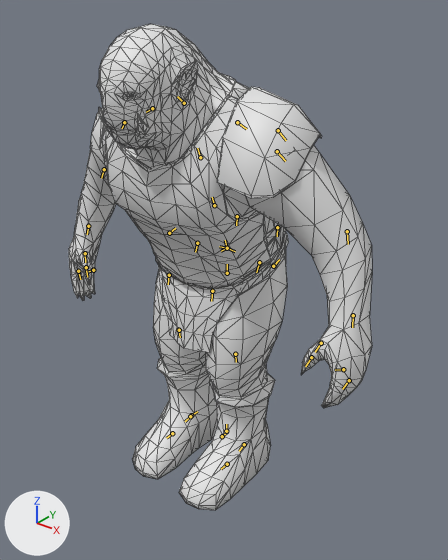
Renders of the Blender file assets-src/rooms/tavern/creature-clips/Orc.blend from each side of a commit.
The view is the same before and after, from a camera (50 mm lens) standing at (0.715, -0.887, 0.955) and looking at (0.029, -0.029, 0.423). Every picture has the same lights, and +X, +Y and +Z are marked at lower left. The picture after the commit comes second. The bones that change, and the others that lie on the model, are drawn over the model as lines. Mesh edges are drawn as thin lines.

The first picture shows 'OrcSourceMesh'.
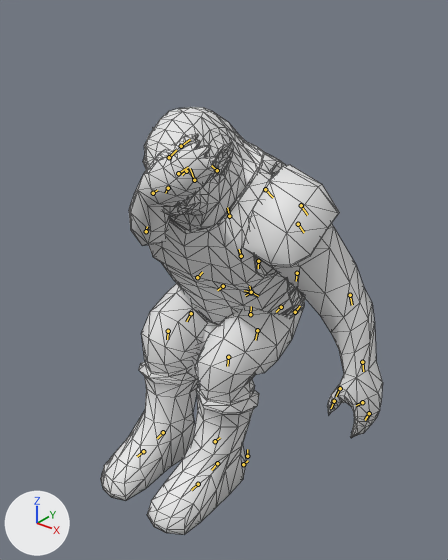
The newer file adds an action. The first version stands in its rest pose; the second is drawn at frame 26 of the action 'SitDrink'.

What changed in the scene script:
```text
Change bone_stride:
    where bone_stride = bpy.data.objects['Orc'].pose.bones['Stride']
    bone_stride.location: (0.0, 0.0, 0.0) -> (0.0, 0.086, -0.145)
Change bone_cog2:
    where bone_cog2 = bpy.data.objects['Orc'].pose.bones['cog2']  # child of 'Stride'
    bone_cog2.location: (0.0, 0.0, 0.0) -> (0.0, 0.011, 0.0)
Change bone_shoulder2_l:
    where bone_shoulder2_l = bpy.data.objects['Orc'].pose.bones['shoulder2_l']  # child of 'spine3'
    bone_shoulder2_l.rotation_quaternion: (1.0, 0.0, 0.0, 0.0) -> (0.993, 0.022, 0.022, 0.114)  # degrees (0, 0, 0) -> degrees (3, 2, 13)
Change bone_arm_l:
    where bone_arm_l = bpy.data.objects['Orc'].pose.bones['arm_l']  # child of 'shoulder2_l'
    bone_arm_l.rotation_quaternion: (1.0, 0.0, 0.0, 0.0) -> (1.0, 0.011, -0.006, -0.025)  # degrees (0, 0, 0) -> degrees (1, -1, -3)
Change bone_forearm_l:
    where bone_forearm_l = bpy.data.objects['Orc'].pose.bones['forearm_l']  # child of 'arm_l'
    bone_forearm_l.rotation_quaternion: (1.0, 0.0, 0.0, 0.0) -> (0.994, -0.05, 0.005, 0.093)  # degrees (0, 0, 0) -> degrees (-6, 1, 11)
Change bone_hand_l:
    where bone_hand_l = bpy.data.objects['Orc'].pose.bones['hand_l']  # child of 'forearm_l'
    bone_hand_l.rotation_quaternion: (1.0, 0.0, 0.0, 0.0) -> (0.999, -0.008, 0.0, 0.042)  # degrees (0, 0, 0) -> degrees (-1, 0, 5)
Change bone_shoulderpad:
    where bone_shoulderpad = bpy.data.objects['Orc'].pose.bones['Shoulderpad']  # child of 'shoulder2_l'
    bone_shoulderpad.location: (0.0, 0.0, 0.0) -> (0.006, -0.006, -0.005)
    bone_shoulderpad.rotation_quaternion: (1.0, 0.0, 0.0, 0.0) -> (0.983, -0.121, -0.011, -0.141)  # degrees (0, 0, 0) -> degrees (-14, -3, -16)
Change bone_shoulder2_r:
    where bone_shoulder2_r = bpy.data.objects['Orc'].pose.bones['shoulder2_r']  # child of 'spine3'
    bone_shoulder2_r.rotation_quaternion: (1.0, 0.0, 0.0, 0.0) -> (0.989, 0.07, -0.042, -0.121)  # degrees (0, 0, 0) -> degrees (9, -4, -14)
Change bone_arm_r:
    where bone_arm_r = bpy.data.objects['Orc'].pose.bones['arm_r']  # child of 'shoulder2_r'
    bone_arm_r.rotation_quaternion: (1.0, 0.0, 0.0, 0.0) -> (0.553, -0.783, -0.011, -0.283)  # degrees (0, 0, 0) -> degrees (-105, -27, -19)
Change bone_forearm_r:
    where bone_forearm_r = bpy.data.objects['Orc'].pose.bones['forearm_r']  # child of 'arm_r'
    bone_forearm_r.rotation_quaternion: (1.0, 0.0, 0.0, 0.0) -> (-0.941, -0.208, -0.206, -0.169)  # degrees (0, 0, 0) -> degrees (29, 19, 25)
Change bone_hand_r:
    where bone_hand_r = bpy.data.objects['Orc'].pose.bones['hand_r']  # child of 'forearm_r'
    bone_hand_r.rotation_quaternion: (1.0, 0.0, 0.0, 0.0) -> (0.975, -0.214, -0.034, -0.057)  # degrees (0, 0, 0) -> degrees (-24, -5, -6)
Change bone_loincloth_l:
    where bone_loincloth_l = bpy.data.objects['Orc'].pose.bones['loincloth_l']  # child of 'pelvis'
    bone_loincloth_l.location: (0.0, 0.0, 0.0) -> (-0.038, -0.022, -0.003)
    bone_loincloth_l.rotation_quaternion: (1.0, 0.0, 0.0, 0.0) -> (0.978, 0.105, -0.18, 0.027)  # degrees (0, 0, 0) -> degrees (12, -21, 1)
Change bone_loincloth_r:
    where bone_loincloth_r = bpy.data.objects['Orc'].pose.bones['loincloth_r']  # child of 'pelvis'
    bone_loincloth_r.location: (0.0, 0.0, 0.0) -> (0.001, -0.016, 0.027)
    bone_loincloth_r.rotation_quaternion: (1.0, 0.0, 0.0, 0.0) -> (0.971, 0.211, -0.072, -0.085)  # degrees (0, 0, 0) -> degrees (25, -6, -11)
Change bone_leg_l:
    where bone_leg_l = bpy.data.objects['Orc'].pose.bones['leg_l']  # child of 'hip_l'
    bone_leg_l.rotation_quaternion: (1.0, 0.0, 0.0, 0.0) -> (0.867, 0.497, -0.04, -0.003)  # degrees (0, 0, 0) -> degrees (60, -4, -3)
Change bone_lowleg_l:
    where bone_lowleg_l = bpy.data.objects['Orc'].pose.bones['lowleg_l']  # child of 'leg_l'
    bone_lowleg_l.rotation_quaternion: (1.0, 0.0, 0.0, 0.0) -> (0.921, 0.39, -0.002, -0.022)  # degrees (0, 0, 0) -> degrees (46, 1, -2)
Change bone_foot_l:
    where bone_foot_l = bpy.data.objects['Orc'].pose.bones['foot_l']  # child of 'lowleg_l'
    bone_foot_l.rotation_quaternion: (1.0, 0.0, 0.0, 0.0) -> (0.992, -0.118, 0.028, -0.045)  # degrees (0, 0, 0) -> degrees (-14, 3, -6)
Change bone_leg_r:
    where bone_leg_r = bpy.data.objects['Orc'].pose.bones['leg_r']  # child of 'hip_r'
    bone_leg_r.rotation_quaternion: (1.0, 0.0, 0.0, 0.0) -> (0.868, 0.497, -0.014, -0.005)  # degrees (0, 0, 0) -> degrees (60, -1, -1)
Change bone_lowleg_r:
    where bone_lowleg_r = bpy.data.objects['Orc'].pose.bones['lowleg_r']  # child of 'leg_r'
    bone_lowleg_r.rotation_quaternion: (1.0, 0.0, 0.0, 0.0) -> (0.92, 0.391, -0.003, -0.01)  # degrees (0, 0, 0) -> degrees (46, 0, -1)
Change bone_foot_r:
    where bone_foot_r = bpy.data.objects['Orc'].pose.bones['foot_r']  # child of 'lowleg_r'
    bone_foot_r.rotation_quaternion: (1.0, 0.0, 0.0, 0.0) -> (0.993, -0.118, -0.004, -0.001)  # degrees (0, 0, 0) -> degrees (-14, 0, 0)
```

Location of each change, (x1, y1, x2, y2) in pixels of the pictures (448 x 560 px):
'OrcSourceMesh', posed (7% narrower, 12% shorter): before (69, 24, 372, 510); after (101, 107, 383, 534)
bone 'Stride', root to tip: before (222, 436) to (227, 432); after (243, 464) to (248, 460)
bone 'cog2', root to tip: before (226, 431) to (226, 424); after (247, 456) to (247, 449)
bone 'shoulder2_l', root to tip: before (237, 122) to (246, 129); after (265, 189) to (273, 197)
bone 'arm_l', root to tip: before (277, 151) to (285, 161); after (298, 224) to (304, 232)
bone 'forearm_l', root to tip: before (347, 231) to (348, 244); after (350, 295) to (352, 305)
bone 'hand_l', root to tip: before (353, 315) to (352, 327); after (362, 362) to (363, 371)
bone 'Shoulderpad', root to tip: before (278, 130) to (286, 140); after (301, 205) to (307, 215)
bone 'shoulder2_r', root to tip: before (152, 108) to (146, 112); after (186, 171) to (182, 175)
bone 'arm_r', root to tip: before (124, 122) to (122, 128); after (168, 188) to (165, 193)
bone 'forearm_r', root to tip: before (104, 169) to (101, 178); after (146, 231) to (147, 226)
bone 'hand_r', root to tip: before (88, 226) to (87, 234); after (153, 193) to (157, 190)
bone 'loincloth_l', root to tip: before (212, 291) to (211, 301); after (257, 330) to (255, 340)
bone 'loincloth_r', root to tip: before (169, 275) to (168, 284); after (191, 313) to (186, 321)
bone 'leg_l', root to tip: before (259, 262) to (256, 272); after (281, 307) to (276, 312)
bone 'lowleg_l', root to tip: before (235, 354) to (236, 362); after (228, 357) to (227, 366)
bone 'foot_l', root to tip: before (244, 444) to (239, 451); after (217, 463) to (211, 470)
bone 'leg_r', root to tip: before (197, 243) to (195, 252); after (223, 286) to (217, 290)
bone 'lowleg_r', root to tip: before (179, 330) to (180, 337); after (168, 331) to (167, 339)
bone 'foot_r', root to tip: before (190, 416) to (185, 421); after (163, 432) to (157, 438)
